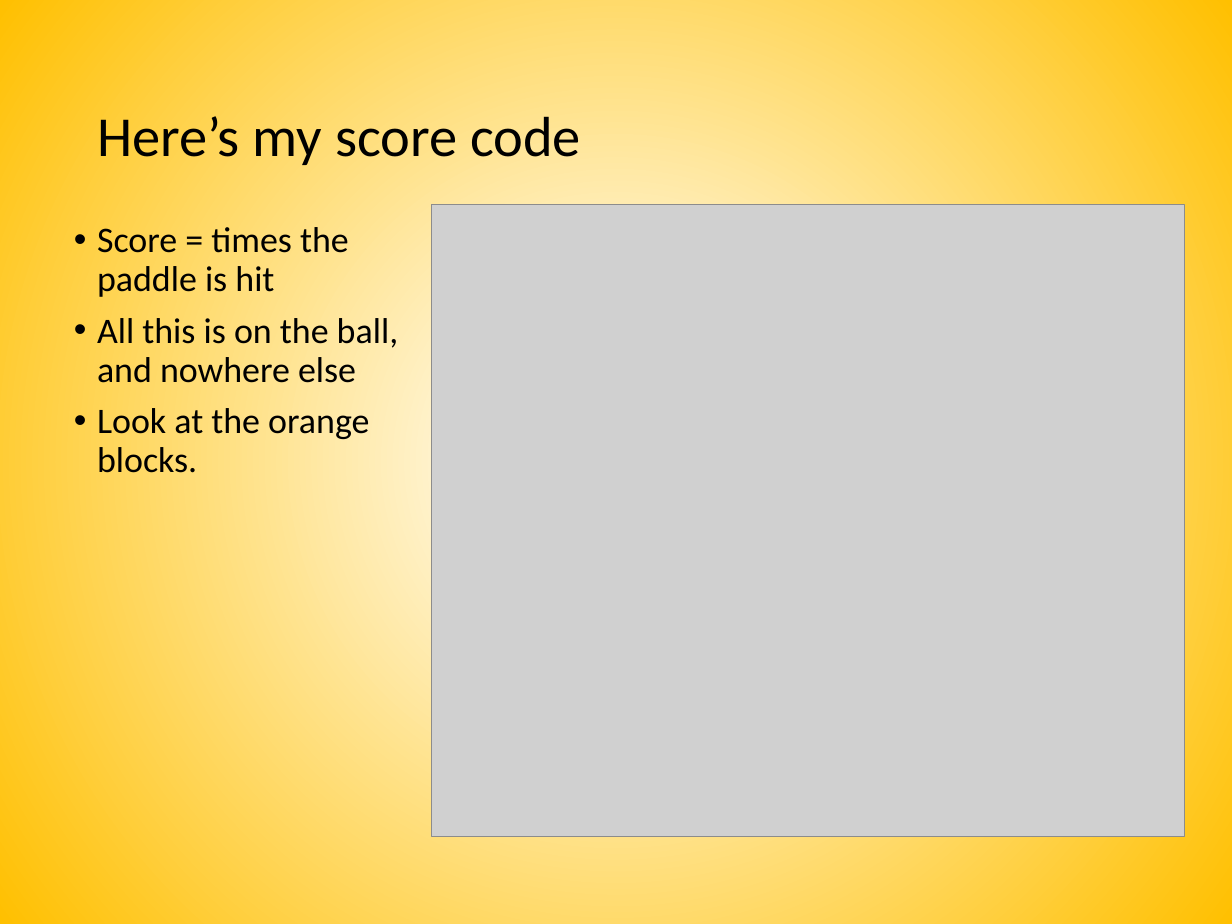
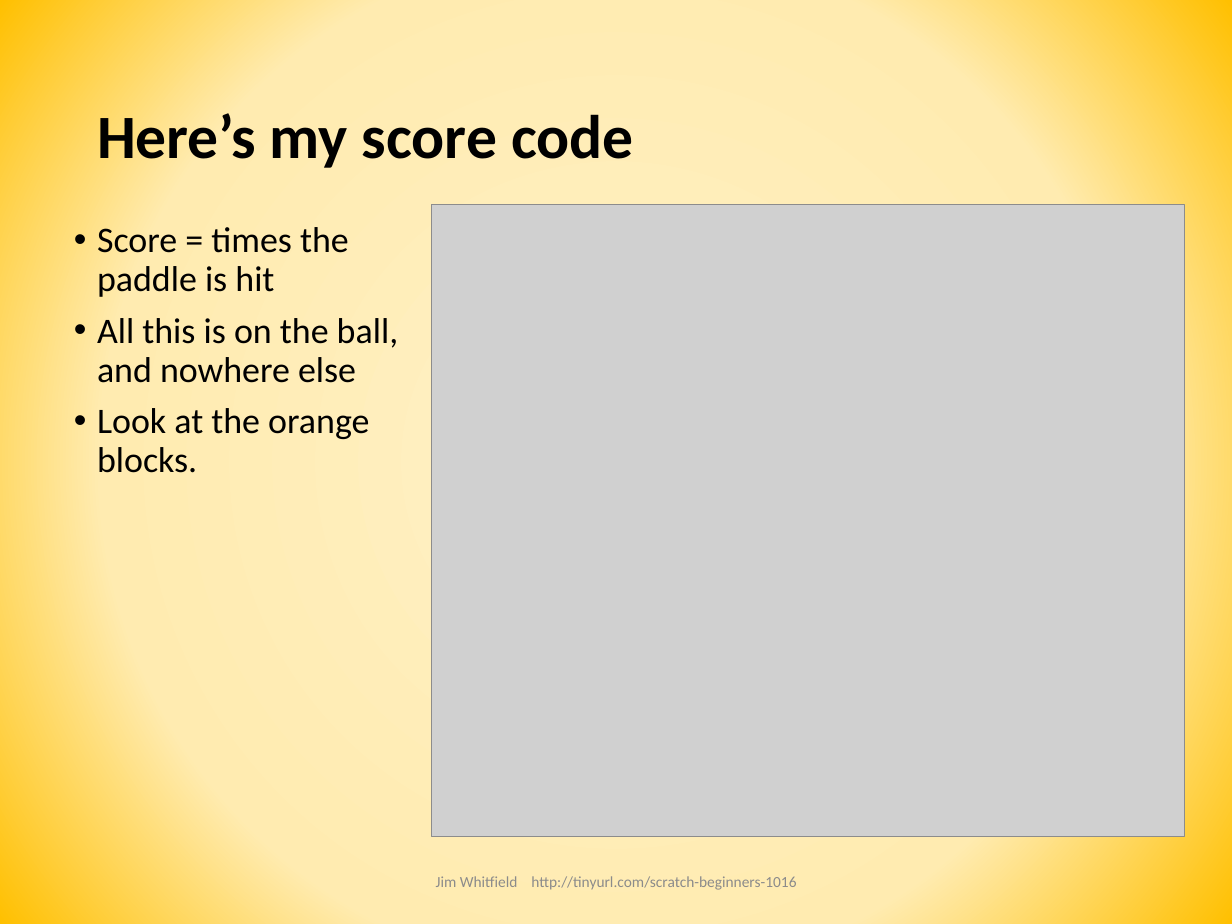
Before and after one commit to joedean/beginner-scratch, a slide deck: slide 19 of CoderDojo Beginner Scratch Session.pptx. Drawn at 1232x924 pixels with LibreOffice and Linux fonts; fonts in the diff are those of the drawing; grey boxes stand for pictures. Boxes give left, top, right and bottom in pixels: in the first picture for what was removed or moved away, otherwise in the second. Text is boxed around its words. In the diff, an @@ line names an element or a change of style, - is before the commit and + after.

```diff
--- a/CoderDojo Beginner Scratch Session.pptx
+++ b/CoderDojo Beginner Scratch Session.pptx
@@ background gradient #FFF1C7 to #FFF2CC to #FFC000 to gradient #FFF1C7 to #FFEBB0 to #FFC000 @@
@@ title "Here’s my score code" at (x1=97, y1=107, x2=634, y2=168): size 33 to 36 pt, bold on @@
@@ text added at (x1=436, y1=876, x2=796, y2=890), 9 pt, text #8C8C8C @@
+Jim Whitfield http://tinyurl.com/scratch-beginners-1016
```
Also in this commit, not shown: 24 other slides changed.
